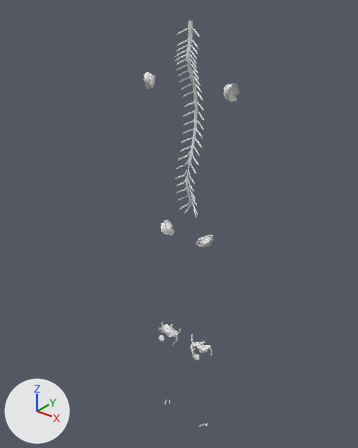
Two versions of the glTF model public/models/added.glb, one commit apart.
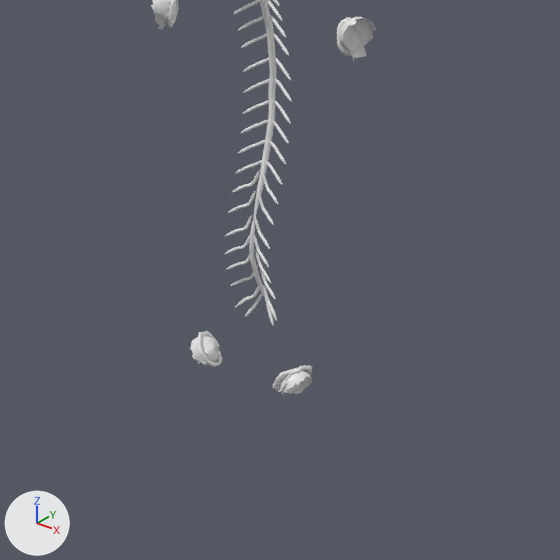
Each version is shown whole from a 50 mm lens placed at (0.929, -1.277, 1.59), pointed at (-0.026, -0.082, 0.85), then close up on the part from 22% to 90% of the width and 17% to 71% of the height. Arrows for +X, +Y and +Z are at lower left; the lights stay in place. The older version's two pictures come first.

The older version as bpy lines, for what is in view:
```python
me_mesh_38 = bpy.data.meshes.new('Mesh_38')
me_mesh_38.from_pydata(...)  # 1682 vertices, 3360 faces; spans x -0.008..0.005, y -0.076..-0.023, z 1.043..1.494
me_mesh_5 = bpy.data.meshes.new('Mesh_5')
me_mesh_5.from_pydata(...)  # 457 vertices, 862 faces; spans x 0.1389..0.1771, y -0.0978..-0.0531, z 1.2835..1.3377
ob_dp005 = bpy.data.objects.new('DP005', me_mesh_5)
ob_dp005.location = (0.0, 0.0, 0.0)
ob_dp038 = bpy.data.objects.new('DP038', me_mesh_38)
ob_dp038.location = (0.0, 0.0, 0.0)
```
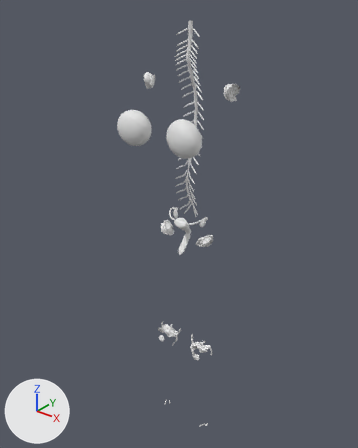
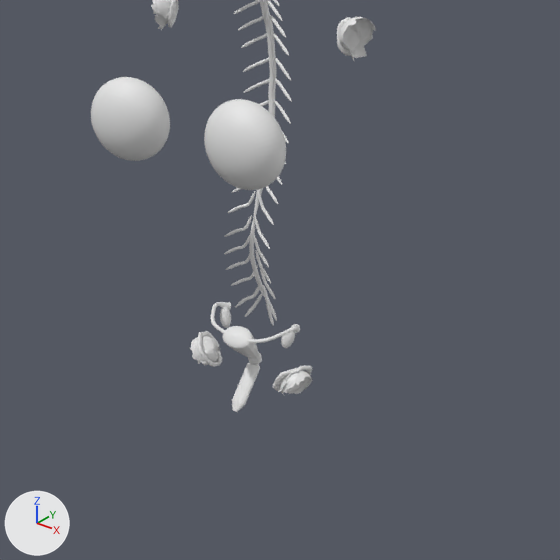
Pixel boxes [x1, y1, x2, y2] of what changed, in the close-ups (560 x 560 px):
'DP098', added
    after: [204, 99, 286, 190]
'DP095', added
    after: [91, 77, 170, 161]
'DP090', added
    after: [223, 326, 260, 359]
'DP092', added
    after: [232, 362, 260, 412]
'DP097', added
    after: [247, 324, 300, 343]
'DP094', added
    after: [211, 302, 231, 334]
'DP093', added
    after: [220, 307, 231, 328]
'DP096', added
    after: [281, 328, 295, 348]
'DP091', added
    after: [248, 353, 262, 364]

Edits to the bpy script that builds the scene:
```text
Add me_mesh_98:
    me_mesh_98.from_pydata(...)  # 1458 vertices, 2912 faces; spans x 0.0373..0.1527, y -0.2503..-0.1737, z 1.1431..1.2529
Add me_mesh_97:
    me_mesh_97.from_pydata(...)  # 548 vertices, 1092 faces; spans x 0.0201..0.0731, y -0.1105..-0.0458, z 0.8699..0.8937
Add me_mesh_96:
    me_mesh_96.from_pydata(...)  # 1458 vertices, 2912 faces; spans x 0.0483..0.0677, y -0.0695..-0.0535, z 0.8557..0.8863
Add me_mesh_95:
    me_mesh_95.from_pydata(...)  # 1458 vertices, 2912 faces; spans x -0.1527..-0.0373, y -0.2503..-0.1737, z 1.1431..1.2529
Add me_mesh_94:
    me_mesh_94.from_pydata(...)  # 548 vertices, 1092 faces; spans x -0.0731..-0.0201, y -0.1105..-0.0458, z 0.8699..0.8937
Add me_mesh_93:
    me_mesh_93.from_pydata(...)  # 1458 vertices, 2912 faces; spans x -0.0677..-0.0483, y -0.0695..-0.0535, z 0.8557..0.8863
Add me_mesh_92:
    me_mesh_92.from_pydata(...)  # 422 vertices, 840 faces; spans x -0.012..0.012, y -0.1135..-0.06, z 0.7508..0.8172
Add me_mesh_91:
    me_mesh_91.from_pydata(...)  # 170 vertices, 336 faces; spans x -0.0115..0.0115, y -0.0742..-0.0548, z 0.813..0.833
Add me_mesh_90:
    me_mesh_90.from_pydata(...)  # 506 vertices, 1008 faces; spans x -0.0256..0.0256, y -0.1195..-0.06, z 0.8212..0.8843
Add ob_dp098:
    ob_dp098 = bpy.data.objects.new('DP098', me_mesh_98)
    ob_dp098.location = (0.0, 0.0, 0.0)
Add ob_dp097:
    ob_dp097 = bpy.data.objects.new('DP097', me_mesh_97)
    ob_dp097.location = (0.0, 0.0, 0.0)
Add ob_dp096:
    ob_dp096 = bpy.data.objects.new('DP096', me_mesh_96)
    ob_dp096.location = (0.0, 0.0, 0.0)
Add ob_dp095:
    ob_dp095 = bpy.data.objects.new('DP095', me_mesh_95)
    ob_dp095.location = (0.0, 0.0, 0.0)
Add ob_dp094:
    ob_dp094 = bpy.data.objects.new('DP094', me_mesh_94)
    ob_dp094.location = (0.0, 0.0, 0.0)
Add ob_dp093:
    ob_dp093 = bpy.data.objects.new('DP093', me_mesh_93)
    ob_dp093.location = (0.0, 0.0, 0.0)
Add ob_dp092:
    ob_dp092 = bpy.data.objects.new('DP092', me_mesh_92)
    ob_dp092.location = (0.0, 0.0, 0.0)
Add ob_dp091:
    ob_dp091 = bpy.data.objects.new('DP091', me_mesh_91)
    ob_dp091.location = (0.0, 0.0, 0.0)
Add ob_dp090:
    ob_dp090 = bpy.data.objects.new('DP090', me_mesh_90)
    ob_dp090.location = (0.0, 0.0, 0.0)
```
